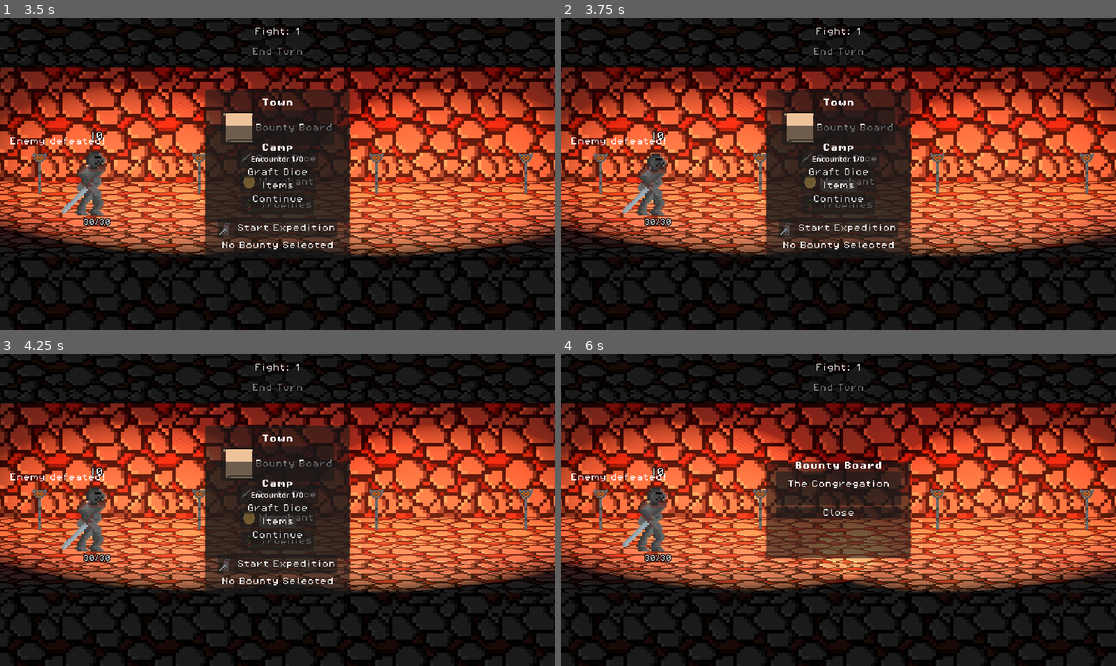
Above: before the commit, frames 1-4 (two rows, left to right).
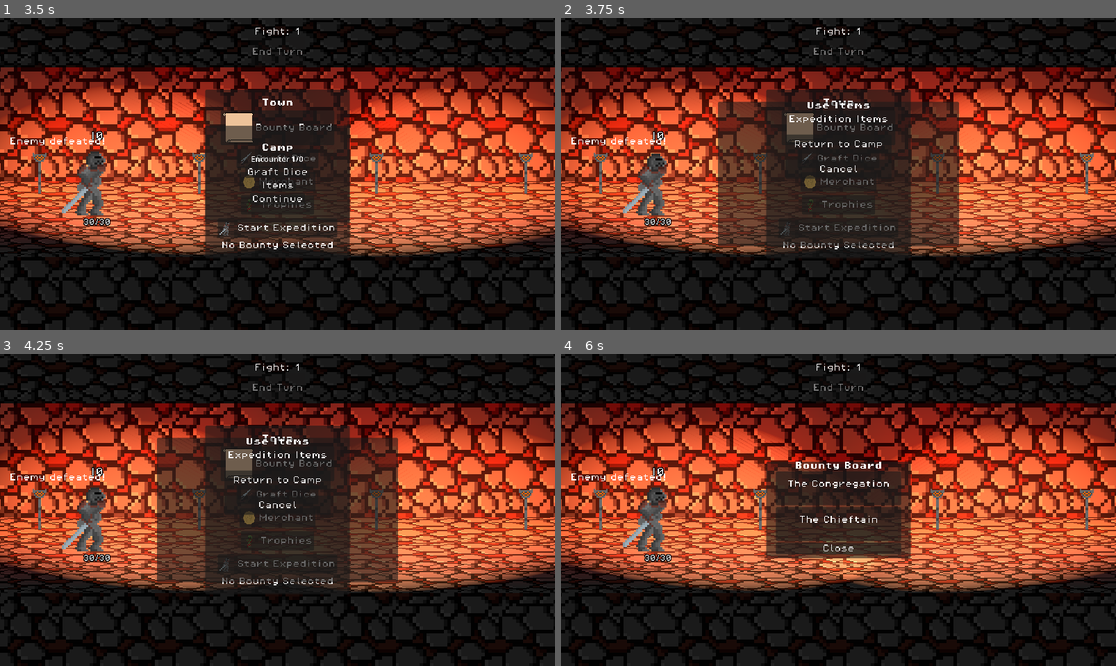
Above: after the commit, the same moments.

Repository: cgillissie/DiceGame
Game: Godot game, scene res://Scenes/main.tscn
Same seed, same stepped clock (60 frames per second), same inputs: the game is played once before the commit and once after it. The engine's default icon, where the game draws it, is replaced by a stand-in: a white triangle on a blue panel in a dark square.
Inputs:
- Up to frame 1 (3.5 s): click "Start Expedition" at 0.5 s; click "Start Expedition" at 1.25 s; click "End Turn" at 2 s; click "Continue" at 2.75 s
- Up to frame 2 (3.75 s): click "Items" at 3.5 s
- Up to frame 3 (4.25 s): no input
- Up to frame 4 (6 s): click "Start Expedition" (after the commit: "Return to Camp") at 4.25 s; click "Continue" at 5 s; click "Bounty Board" at 5.75 s

Frame 1 is identical in both runs. In frame 2, 10% of the frame differs, in the area x 28-72%, y 26-74%; in frame 3, 10%; in frame 4, 2.4%.
Error before the commit: Invalid access to property or key 'boss_encounter' on a base object of type 'Nil'. (res://Scripts/combat.gd:2907)
Error after the commit: Invalid access to property or key 'boss_encounter' on a base object of type 'Nil'. (res://Scripts/combat.gd:2925)

Commit message:
Added Chieftain bounty. Food works better now. Alpha 0.2

Diff:
--- /dev/null
+++ b/dice-game/Resources/Bounties/The Chieftain.tres
@@ -0,0 +1,16 @@
+[gd_resource type="Resource" script_class="BountyData" format=3 uid="uid://2a2hro5n2rmn"]
+
+[ext_resource type="Resource" uid="uid://0jjo5lmqwf6c" path="res://Resources/Encounters/GoblinChieftainBossFight.tres" id="1_0ials"]
+[ext_resource type="Script" uid="uid://ctfkbrmr3g7s4" path="res://Scripts/EncounterData.gd" id="1_4cakj"]
+[ext_resource type="Resource" uid="uid://cgvso7b6layc4" path="res://Resources/Encounters/goblin_encounter.tres" id="2_7eg0c"]
+[ext_resource type="Script" uid="uid://cj0xiilvtky86" path="res://Scripts/BountyData.gd" id="2_8417e"]
+[ext_resource type="Resource" uid="uid://cbhejdob6qdba" path="res://Resources/Encounters/bandit_ambush.tres" id="3_0ials"]
+[ext_resource type="Resource" uid="uid://bsbwvg4keah8q" path="res://Resources/Encounters/lone_goblin.tres" id="4_jgeje"]
+
+[resource]
+script = ExtResource("2_8417e")
+bounty_name = "The Chieftain"
+boss_encounter = ExtResource("1_0ials")
+expedition_encounter_pool = Array[ExtResource("1_4cakj")]([ExtResource("2_7eg0c"), ExtResource("3_0ials"), ExtResource("4_jgeje")])
+required_encounters_before_boss = 5
+metadata/_custom_type_script = "uid://cj0xiilvtky86"
--- a/dice-game/Resources/Bounties/The Congregation.tres
+++ b/dice-game/Resources/Bounties/The Congregation.tres
@@ -12,4 +12,5 @@
 bounty_name = "The Congregation"
 boss_encounter = ExtResource("1_nbqgd")
 expedition_encounter_pool = Array[ExtResource("1_dtjmy")]([ExtResource("3_bkxrh"), ExtResource("4_w1n20"), ExtResource("5_nbqgd")])
+required_encounters_before_boss = 5
 metadata/_custom_type_script = "uid://cj0xiilvtky86"
--- a/dice-game/Resources/Consumables/FoodApple.tres
+++ b/dice-game/Resources/Consumables/FoodApple.tres
@@ -9,5 +9,5 @@
 description = "+10 Max HP"
 icon = ExtResource("1_gtfer")
 cost = 20
-increase_max_hp = 10
+next_combat_max_hp = 10
 metadata/_custom_type_script = "uid://cg2kq5l1graas"
--- a/dice-game/Resources/Dice/enemy_defense_d6.tres
+++ b/dice-game/Resources/Dice/enemy_defense_d6.tres
@@ -47,6 +47,7 @@
 
 [resource]
 script = ExtResource("2_uwxru")
+can_explode = true
 die_name = "Enemy Defense D6"
 faces = Array[ExtResource("1_gn32r")]([SubResource("Resource_vv71e"), SubResource("Resource_c16i5"), SubResource("Resource_31d8d"), SubResource("Resource_hdpkp"), SubResource("Resource_xkc48"), SubResource("Resource_8r46d")])
 metadata/_custom_type_script = "uid://2s2qkfsmu0bc"
--- /dev/null
+++ b/dice-game/Resources/Encounters/GoblinChieftainBossFight.tres
@@ -0,0 +1,11 @@
+[gd_resource type="Resource" script_class="EncounterData" format=3 uid="uid://0jjo5lmqwf6c"]
+
+[ext_resource type="Script" uid="uid://cm05r1bi3m8a7" path="res://Scripts/EnemyData.gd" id="1_6o5xh"]
+[ext_resource type="Resource" uid="uid://4shp1rvmh8wp" path="res://Resources/Enemies/goblin.tres" id="2_jtmpv"]
+[ext_resource type="Script" uid="uid://ctfkbrmr3g7s4" path="res://Scripts/EncounterData.gd" id="2_typ3v"]
+
+[resource]
+script = ExtResource("2_typ3v")
+encounter_name = "The Chieftain"
+enemies = Array[ExtResource("1_6o5xh")]([null, ExtResource("2_jtmpv"), ExtResource("2_jtmpv")])
+metadata/_custom_type_script = "uid://ctfkbrmr3g7s4"
--- /dev/null
+++ b/dice-game/Resources/Encounters/lone_goblin.tres
@@ -0,0 +1,11 @@
+[gd_resource type="Resource" script_class="EncounterData" format=3 uid="uid://bsbwvg4keah8q"]
+
+[ext_resource type="Script" uid="uid://cm05r1bi3m8a7" path="res://Scripts/EnemyData.gd" id="1_w3w2m"]
+[ext_resource type="Script" uid="uid://ctfkbrmr3g7s4" path="res://Scripts/EncounterData.gd" id="2_3iowh"]
+[ext_resource type="Resource" uid="uid://4shp1rvmh8wp" path="res://Resources/Enemies/goblin.tres" id="2_wwgca"]
+
+[resource]
+script = ExtResource("2_3iowh")
+encounter_name = "Goblin"
+enemies = Array[ExtResource("1_w3w2m")]([ExtResource("2_wwgca")])
+metadata/_custom_type_script = "uid://ctfkbrmr3g7s4"
--- /dev/null
+++ b/dice-game/Resources/Enemies/GoblinChieftain.tres
@@ -0,0 +1,28 @@
+[gd_resource type="Resource" script_class="EnemyData" format=3 uid="uid://dhi104g85ojrh"]
+
+[ext_resource type="Script" uid="uid://2s2qkfsmu0bc" path="res://Scripts/DiceData.gd" id="1_fbsrq"]
+[ext_resource type="Resource" uid="uid://dfkdar8lyf48p" path="res://Resources/Dice/cult_die_d6.tres" id="2_occ0g"]
+[ext_resource type="Script" uid="uid://bdixk2l2ouwaq" path="res://Scripts/DiceFace.gd" id="2_wh862"]
+[ext_resource type="Resource" uid="uid://brr2ndd54ku0q" path="res://Resources/Dice/money_d6.tres" id="3_cm1cd"]
+[ext_resource type="Script" uid="uid://cm05r1bi3m8a7" path="res://Scripts/EnemyData.gd" id="3_lnw71"]
+[ext_resource type="Resource" uid="uid://grxx6jpankx2" path="res://Resources/Dice/enemy_attack_d6.tres" id="4_abubf"]
+[ext_resource type="Resource" uid="uid://ce7mugms5kks4" path="res://Resources/Dice/basic_d8.tres" id="4_panp2"]
+[ext_resource type="Resource" uid="uid://daexndfltroac" path="res://Resources/Dice/enemy_defense_d6.tres" id="5_7eoc8"]
+[ext_resource type="Resource" uid="uid://bwg810kbjv25b" path="res://Resources/Faces/dodge_face.tres" id="7_b0w32"]
+[ext_resource type="Resource" uid="uid://bsmdc53g4o3c5" path="res://Resources/Faces/crit_3_face.tres" id="8_panp2"]
+[ext_resource type="Resource" uid="uid://d1ycpernyllfk" path="res://Resources/Faces/hit_3_face.tres" id="9_h5hr5"]
+[ext_resource type="SpriteFrames" uid="uid://b4e625c1ifwdt" path="res://Resources/SpriteFrames/GoblinChieftainSpriteFrames.tres" id="11_rw0gg"]
+
+[resource]
+script = ExtResource("3_lnw71")
+enemy_name = "The Chieftain"
+max_hp = 12
+dice_pool = Array[ExtResource("1_fbsrq")]([ExtResource("4_abubf"), ExtResource("5_7eoc8"), ExtResource("4_abubf")])
+face_drop_pool = Array[ExtResource("2_wh862")]([ExtResource("7_b0w32"), ExtResource("8_panp2"), ExtResource("9_h5hr5")])
+dice_drop_pool = Array[ExtResource("1_fbsrq")]([ExtResource("2_occ0g"), ExtResource("3_cm1cd"), ExtResource("4_panp2")])
+dice_drop_chance = 0.2
+gold_reward = 50
+volatile_core_drop_chance = 1.0
+sprite_frames = ExtResource("11_rw0gg")
+sprite_scale = Vector3(6, 6, 6)
+metadata/_custom_type_script = "uid://cm05r1bi3m8a7"
--- a/dice-game/Resources/Enemies/HighPriestBoss.tres
+++ b/dice-game/Resources/Enemies/HighPriestBoss.tres
@@ -18,8 +18,8 @@
 face_drop_pool = Array[ExtResource("2_vnol4")]([ExtResource("6_gy4j3"), ExtResource("7_ld44i"), ExtResource("6_gy4j3")])
 dice_drop_pool = Array[ExtResource("1_01s3f")]([ExtResource("2_8pmig"), ExtResource("3_78asy")])
 dice_drop_chance = 0.2
-gold_reward = 30
+gold_reward = 50
 volatile_core_drop_chance = 1.0
 sprite_frames = ExtResource("9_d0o08")
-sprite_scale = Vector3(5, 5, 5)
+sprite_scale = Vector3(6, 6, 6)
 metadata/_custom_type_script = "uid://cm05r1bi3m8a7"
--- /dev/null
+++ b/dice-game/Resources/SpriteFrames/GoblinChieftainSpriteFrames.tres
@@ -0,0 +1,61 @@
+[gd_resource type="SpriteFrames" format=3 uid="uid://b4e625c1ifwdt"]
+
+[ext_resource type="Texture2D" uid="uid://bahjrwxkbyl8r" path="res://Assets/Sprites/SpriteSheets/GoblinChieftainSpriteSheet.png" id="1_6khjs"]
+
+[sub_resource type="AtlasTexture" id="AtlasTexture_kwy8s"]
+atlas = ExtResource("1_6khjs")
+region = Rect2(32, 0, 32, 32)
+
+[sub_resource type="AtlasTexture" id="AtlasTexture_jlgah"]
+atlas = ExtResource("1_6khjs")
+region = Rect2(64, 0, 32, 32)
+
+[sub_resource type="AtlasTexture" id="AtlasTexture_hyhe1"]
+atlas = ExtResource("1_6khjs")
+region = Rect2(0, 32, 32, 32)
+
+[sub_resource type="AtlasTexture" id="AtlasTexture_6t54u"]
+atlas = ExtResource("1_6khjs")
+region = Rect2(0, 0, 32, 32)
+
+[sub_resource type="AtlasTexture" id="AtlasTexture_l7sac"]
+atlas = ExtResource("1_6khjs")
+region = Rect2(32, 32, 32, 32)
+
+[sub_resource type="AtlasTexture" id="AtlasTexture_rxaan"]
+atlas = ExtResource("1_6khjs")
+region = Rect2(64, 32, 32, 32)
+
+[resource]
+animations = [{
+"frames": [{
+"duration": 1.0,
+"texture": SubResource("AtlasTexture_kwy8s")
+}, {
+"duration": 1.0,
+"texture": SubResource("AtlasTexture_jlgah")
+}, {
+"duration": 1.0,
+"texture": SubResource("AtlasTexture_hyhe1")
+}],
+"loop": false,
+"name": &"attack",
+"speed": 10.0
+}, {
+"frames": [{
+"duration": 1.0,
+"texture": SubResource("AtlasTexture_6t54u")
+}, {
+"duration": 1.0,
+"texture": SubResource("AtlasTexture_l7sac")
+}, {
+"duration": 1.0,
+"texture": SubResource("AtlasTexture_rxaan")
+}, {
+"duration": 1.0,
+"texture": SubResource("AtlasTexture_l7sac")
+}],
+"loop": true,
+"name": &"idle",
+"speed": 6.0
+}]
--- /dev/null
+++ b/dice-game/Scenes/active_buff_icon.tscn
@@ -0,0 +1,27 @@
+[gd_scene format=3 uid="uid://c506jxx20y61j"]
+
+[ext_resource type="Script" uid="uid://d2otenqliojej" path="res://active_buff_icon.gd" id="1_c012t"]
+[ext_resource type="Texture2D" uid="uid://bihauefdjddfb" path="res://Assets/Sprites/UI/BuffIconFrame.png" id="2_vrsub"]
+
+[node name="ActiveBuffIcon" type="Control" unique_id=1908623877]
+custom_minimum_size = Vector2(64, 64)
+layout_mode = 3
+anchors_preset = 15
+anchor_right = 1.0
+anchor_bottom = 1.0
+grow_horizontal = 2
+grow_vertical = 2
+size_flags_horizontal = 4
+size_flags_vertical = 4
+script = ExtResource("1_c012t")
+
+[node name="Border" type="TextureRect" parent="." unique_id=953317722]
+layout_mode = 0
+offset_right = 40.0
+offset_bottom = 40.0
+texture = ExtResource("2_vrsub")
+
+[node name="Icon" type="TextureRect" parent="." unique_id=38102297]
+layout_mode = 0
+offset_right = 40.0
+offset_bottom = 40.0
--- a/dice-game/Scenes/combat.tscn
+++ b/dice-game/Scenes/combat.tscn
@@ -443,7 +443,9 @@
 text = "Restart Run"
 
 [node name="ActiveFoodContainer" type="HBoxContainer" parent="TopMarginContainer/CenterContainer/VBoxContainer" unique_id=1946169497]
-layout_mode = 2
+custom_minimum_size = Vector2(0, 72)
+layout_mode = 2
+theme_override_constants/separation = 8
 
 [node name="LeftMarginContainer" type="MarginContainer" parent="." unique_id=553270972]
 layout_mode = 1
--- a/dice-game/Scenes/main.tscn
+++ b/dice-game/Scenes/main.tscn
@@ -13,9 +13,10 @@
 [ext_resource type="Resource" uid="uid://cgvso7b6layc4" path="res://Resources/Encounters/goblin_encounter.tres" id="9_wsu2k"]
 [ext_resource type="Resource" uid="uid://b15etw1mjr3wf" path="res://Resources/Encounters/knight_priest_encounter.tres" id="10_k12tt"]
 [ext_resource type="Resource" uid="uid://cbhejdob6qdba" path="res://Resources/Encounters/bandit_ambush.tres" id="11_h1bgf"]
-[ext_resource type="PackedScene" uid="uid://dbvoffg4j0igx" path="res://Scenes/bounty_button.tscn" id="13_k12tt"]
 [ext_resource type="Script" uid="uid://cj0xiilvtky86" path="res://Scripts/BountyData.gd" id="13_wsu2k"]
 [ext_resource type="Resource" uid="uid://0b5u3iojqwxq" path="res://Resources/Bounties/The Congregation.tres" id="14_k12tt"]
+[ext_resource type="Resource" uid="uid://2a2hro5n2rmn" path="res://Resources/Bounties/The Chieftain.tres" id="15_h1bgf"]
+[ext_resource type="PackedScene" uid="uid://c506jxx20y61j" path="res://Scenes/active_buff_icon.tscn" id="15_k12tt"]
 
 [sub_resource type="Resource" id="Resource_hptm8"]
 script = ExtResource("5_344ge")
@@ -59,8 +60,8 @@
 player_character_data = SubResource("Resource_hptm8")
 encounter_pool = Array[ExtResource("7_fdnlq")]([ExtResource("8_jkdf5"), ExtResource("9_wsu2k"), ExtResource("10_k12tt"), ExtResource("11_h1bgf")])
 damage_popup_scene = ExtResource("5_21xkr")
-bounty_button_scene = ExtResource("13_k12tt")
-bounty_pool = Array[ExtResource("13_wsu2k")]([ExtResource("14_k12tt")])
+bounty_pool = Array[ExtResource("13_wsu2k")]([ExtResource("14_k12tt"), ExtResource("15_h1bgf")])
+active_buff_icon_scene = ExtResource("15_k12tt")
 
 [node name="DiceRollSFX" type="AudioStreamPlayer" parent="CombatUI" unique_id=2019394322]
 stream = ExtResource("5_kry3j")
--- a/dice-game/Scripts/combat.gd
+++ b/dice-game/Scripts/combat.gd
@@ -212,6 +212,9 @@
 var active_combat_bonus_block := 0
 var active_combat_bonus_damage := 0
 @onready var active_food_container: HBoxContainer = $TopMarginContainer/CenterContainer/VBoxContainer/ActiveFoodContainer
+var prepare_return_context: String = "town"
+@onready var prepare_expedition_label: Label = $PrepareExpeditionPanel/VBoxContainer/PrepareExpeditionLabel
+@export var active_buff_icon_scene: PackedScene
 
 # Merchant #####################################
 @onready var merchant_panel: Panel = $MerchantPanel
@@ -286,7 +289,7 @@
 	prepare_cancel_button.pressed.connect(cancel_prepare_expedition)
 	merchant_button.pressed.connect(open_merchant)
 	close_merchant_button.pressed.connect(close_merchant)
-
+	camp_items_button.pressed.connect(open_camp_items)
 	if current_encounter == null:
 		if encounter_pool.size() > 0:
 			current_encounter = encounter_pool.pick_random()
@@ -296,6 +299,7 @@
 
 	roll_merchant_stock()
 	spawn_player_3d_node()
+	combat_max_player_hp = max_player_hp + next_combat_bonus_max_hp
 	update_player_hp_label()
 	update_player_block_label()
 	update_incoming_damage_label()
@@ -310,7 +314,6 @@
 
 	# reserve_button.pressed.connect(reserve_selected_dice)
 	end_round_button.pressed.connect(_on_end_turn_pressed)
-	update_player_hp_label()
 	buy_random_die_button.pressed.connect(buy_random_die)
 	buy_reserve_slot_button.pressed.connect(buy_reserve_slot)
 	buy_heal_button.pressed.connect(buy_heal)
@@ -1087,6 +1090,7 @@
 					player_hp = max_player_hp
 
 				show_popup_text(player_3d_node, "+" + str(die.current_face.value), 1.8, Color.GREEN)
+				combat_max_player_hp = max_player_hp + next_combat_bonus_max_hp
 				update_player_hp_label()
 
 			"vitality":
@@ -1094,6 +1098,7 @@
 				player_hp += die.current_face.value
 
 				show_popup_text(player_3d_node, "+" + str(die.current_face.value), 1.8, Color.GREEN)
+				combat_max_player_hp = max_player_hp + next_combat_bonus_max_hp
 				update_player_hp_label()
 				add_combat_log_entry("Vitality increased max HP by " + str(die.current_face.value) + ".")
 
@@ -1318,6 +1323,7 @@
 				player_3d_node.hit_flash()
 				player_3d_node.hurt_bump()
 				screen_shake(0.08, 0.12)
+				combat_max_player_hp = max_player_hp + next_combat_bonus_max_hp
 				update_player_hp_label()
 				await hit_stop(0.035)
 
@@ -1328,6 +1334,7 @@
 
 	clear_used_assigned_dice()
 
+	combat_max_player_hp = max_player_hp + next_combat_bonus_max_hp
 	update_player_hp_label()
 	update_player_block_label()
 	update_combat_log()
@@ -1337,6 +1344,9 @@
 	selected_enemy_index = -1
 
 	await roll_all_dice()
+	apply_damage_bonus_to_dice_visuals()
+	calculate_auto_block()
+
 	roll_enemy_intents()
 	refresh_enemy_buttons()
 	update_enemy_3d_nodes()
@@ -1375,6 +1385,7 @@
 	player_hp_label.text = "Player HP: " + str(player_hp) + "/" + str(combat_max_player_hp)
 	update_shop_buttons()
 	update_player_3d_node()
+
 func get_incoming_damage_for_enemy(enemy_index: int) -> int:
 	var normal_damage := 0
 	var crit_damage := 0
@@ -1586,6 +1597,7 @@
 	combat_max_player_hp = max_player_hp + next_combat_bonus_max_hp
 
 	player_hp += next_combat_heal
+
 	if player_hp > combat_max_player_hp:
 		player_hp = combat_max_player_hp
 
@@ -1606,6 +1618,8 @@
 	selected_enemy_index = -1
 	spawn_dice()
 	await roll_all_dice()
+	apply_damage_bonus_to_dice_visuals()
+	calculate_auto_block()
 	calculate_auto_block()
 	regroup_dice()
 	update_group_visibility()
@@ -1613,6 +1627,7 @@
 	end_round_button.disabled = false
 
 	update_combat_number_label()
+	combat_max_player_hp = max_player_hp + next_combat_bonus_max_hp
 	update_player_hp_label()
 	update_reserve_slots_label()
 	refresh_enemy_buttons()
@@ -1652,6 +1667,7 @@
 	if player_hp > max_player_hp:
 		player_hp = max_player_hp
 
+	combat_max_player_hp = max_player_hp + next_combat_bonus_max_hp
 	update_player_hp_label()
 	update_gold_label()
 	update_shop_buttons()
@@ -2188,6 +2204,7 @@
 		if player_hp > max_player_hp:
 			player_hp = max_player_hp
 
+		combat_max_player_hp = max_player_hp + next_combat_bonus_max_hp
 		update_player_hp_label()
 
 func update_relic_label():
@@ -2824,7 +2841,8 @@
 		print("No bounty selected.")
 		return
 
-	player_hp = max_player_hp
+
+	combat_max_player_hp = max_player_hp + next_combat_bonus_max_hp
 	update_player_hp_label()
 
 	expedition_progress = 0
@@ -2933,18 +2951,33 @@
 		print("No bounty selected.")
 		return
 
+	prepare_return_context = "town"
 	town_panel.visible = false
 	prepare_expedition_panel.visible = true
+	prepare_start_expedition_button.text = "Start Expedition"
 	prepare_selected_bounty_label.text = "Bounty: " + current_bounty.bounty_name
+	prepare_expedition_label.text = "Prepare Expedition"
 	rebuild_prepare_consumables()
-	prepare_selected_bounty_label.text = "Bounty: " + current_bounty.bounty_name
 
 func cancel_prepare_expedition():
 	prepare_expedition_panel.visible = false
-	town_panel.visible = true
+
+	if prepare_return_context == "camp":
+		expedition_camp_panel.visible = true
+	else:
+		town_panel.visible = true
+
+	prepare_return_context = "town"
 
 func confirm_start_expedition():
 	prepare_expedition_panel.visible = false
+
+	if prepare_return_context == "camp":
+		expedition_camp_panel.visible = true
+		prepare_return_context = "town"
+		return
+
+	prepare_return_context = "town"
 	start_expedition()
 
 func roll_merchant_stock():
@@ -3010,18 +3043,22 @@
 	clear_container(prepare_consumables_container)
 
 	var item_counts := {}
+	var item_lookup := {}
 
 	for item in consumable_inventory:
-		if !item_counts.has(item):
-			item_counts[item] = 0
-
-		item_counts[item] += 1
-
-	for item in item_counts.keys():
+		if !item_counts.has(item.item_name):
+			item_counts[item.item_name] = 0
+			item_lookup[item.item_name] = item
+
+		item_counts[item.item_name] += 1
+
+	for item_name in item_counts.keys():
+		var item: ConsumableItem = item_lookup[item_name]
+
 		var button = item_button_scene.instantiate()
 		prepare_consumables_container.add_child(button)
 
-		button.setup(item, "x" + str(item_counts[item]), "")
+		button.setup(item, "x" + str(item_counts[item_name]), "")
 		button.pressed.connect(use_consumable_item.bind(item))
 
 func use_consumable(index: int):
@@ -3043,26 +3080,51 @@
 	rebuild_prepare_consumables()
 
 func use_consumable_item(item: ConsumableItem):
-	var index := consumable_inventory.find(item)
+	var index := find_consumable_index_by_name(item.item_name)
 
 	if index == -1:
 		return
 
+	# Instant heal food: can be used multiple times, does not become an active buff.
+	if item.heal_amount > 0 and item.next_combat_block == 0 and item.next_combat_damage == 0 and item.next_combat_max_hp == 0:
+		player_hp += item.heal_amount
+
+		if player_hp > combat_max_player_hp:
+			player_hp = combat_max_player_hp
+
+		consumable_inventory.remove_at(index)
+		update_player_hp_label()
+		rebuild_prepare_consumables()
+		return
+
+	# Buff food: only one of each active at a time.
 	if is_food_already_active(item):
 		return
 
 	active_food_items.append(item)
 
-	next_combat_heal += item.heal_amount
 	next_combat_bonus_block += item.next_combat_block
 	next_combat_bonus_damage += item.next_combat_damage
 	next_combat_bonus_max_hp += item.next_combat_max_hp
+	player_hp += item.next_combat_max_hp
+	combat_max_player_hp = max_player_hp + next_combat_bonus_max_hp
+	update_player_hp_label()
+	var temporary_max_hp := max_player_hp + next_combat_bonus_max_hp
+
+	if player_hp > temporary_max_hp:
+		player_hp = temporary_max_hp
 
 	consumable_inventory.remove_at(index)
 
-	update_player_hp_label()
 	rebuild_prepare_consumables()
 	update_active_food_icons()
+
+func find_consumable_index_by_name(item_name: String) -> int:
+	for i in consumable_inventory.size():
+		if consumable_inventory[i].item_name == item_name:
+			return i
+
+	return -1
 
 func is_food_already_active(item: ConsumableItem) -> bool:
 	for active_item in active_food_items:
@@ -3075,9 +3137,29 @@
 	clear_container(active_food_container)
 
 	for item in active_food_items:
-		var icon := TextureRect.new()
-		icon.texture = item.icon
-		icon.custom_minimum_size = Vector2(32, 32)
-		icon.expand_mode = TextureRect.EXPAND_IGNORE_SIZE
-		icon.stretch_mode = TextureRect.STRETCH_KEEP_ASPECT_CENTERED
-		active_food_container.add_child(icon)
+		var buff_icon = active_buff_icon_scene.instantiate()
+
+		buff_icon.setup(item.icon)
+		buff_icon.tooltip_text = item.description
+		active_food_container.add_child(buff_icon)
+
+func open_camp_items():
+	prepare_return_context = "camp"
+	expedition_camp_panel.visible = false
+	prepare_expedition_panel.visible = true
+	prepare_start_expedition_button.text = "Return to Camp"
+	prepare_expedition_label.text = "Use Items"
+	if current_bounty != null:
+		prepare_selected_bounty_label.text = "Bounty: " + current_bounty.bounty_name
+	else:
+		prepare_selected_bounty_label.text = "Expedition Items"
+
+	rebuild_prepare_consumables()
+
+func apply_damage_bonus_to_dice_visuals():
+	for die in dice_nodes:
+		if !is_instance_valid(die):
+			continue
+
+		die.temporary_value_bonus = active_combat_bonus_damage
+		die.update_visual()
--- a/dice-game/Scripts/dice.gd
+++ b/dice-game/Scripts/dice.gd
@@ -32,6 +32,7 @@
 var assigned_enemy_index: int = -1
 var temporary: bool = false
 var has_exploded: bool = false
+var temporary_value_bonus: int = 0
 
 
 
@@ -82,8 +83,8 @@
 	var face = dice_data.faces[current_face_index]
 
 	face_icon.texture = face.icon
-
-	result_label.text = get_face_text(face)
+	result_label.text = str(get_display_value())
+
 	face_index_label.text = str(current_face_index + 1) + "/" + str(dice_data.faces.size())
 	reserve_lock_icon.visible = came_from_reserve
 	if used:
@@ -133,6 +134,14 @@
 			return face.result_type
 
 
+func get_display_value() -> int:
+	if current_face == null:
+		return 0
+
+	if current_face.result_type == "hit":
+		return current_face.value + temporary_value_bonus
+
+	return current_face.value
 
 func set_compact_mode(enabled: bool):
 	if enabled:
--- /dev/null
+++ b/dice-game/active_buff_icon.gd
@@ -0,0 +1,12 @@
+extends Control
+class_name ActiveBuffIcon
+
+@onready var icon: TextureRect = $Icon
+
+func setup(texture: Texture2D):
+	custom_minimum_size = Vector2(64, 64)
+
+	if icon == null:
+		await ready
+
+	icon.texture = texture
Not shown, added: dice-game/Assets/Sounds/Consumables/FoodEat.wav.import
Binary file added: dice-game/Assets/Sprites/SpriteSheets/GoblinChieftainSpriteSheet.png
Not shown, added: dice-game/Assets/Sprites/SpriteSheets/GoblinChieftainSpriteSheet.png.import
Binary file added: dice-game/Assets/Sprites/UI/BuffIconFrame.png
Not shown, added: dice-game/Assets/Sprites/UI/BuffIconFrame.png.import
Binary file added: dice-game/Assets/Sprites/UI/DebuffIconFrame.png
Not shown, added: dice-game/Assets/Sprites/UI/DebuffIconFrame.png.import
Not shown, added: dice-game/active_buff_icon.gd.uid
Not shown, changed: dice-game/export_presets.cfg
Not shown, added: dice-game/Assets/Sounds/Consumables/FoodEat.wav
